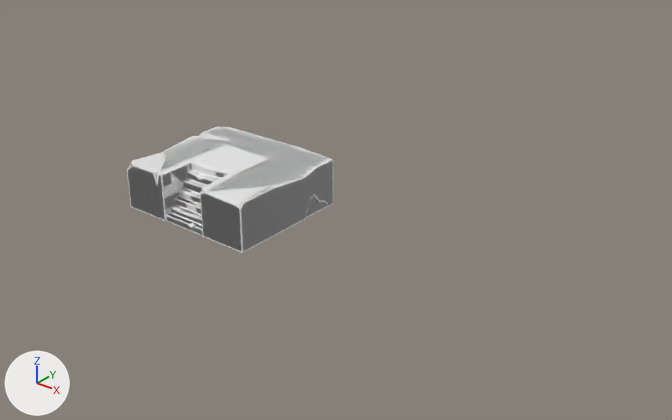
Two versions of the Blender file Ash/Blender files/3d_Assets.blend, one commit apart.
Both versions are drawn from a camera (50 mm lens) standing at (19.0, -18.6, 12.6) and looking at (1.9, 2.8, -0.6). Arrows for +X, +Y and +Z are at lower left; the lights stay in place. The same objects are shown in both versions, whatever each file hides.

Objects in the first picture: 'Cube_high', 'Cube_low'.
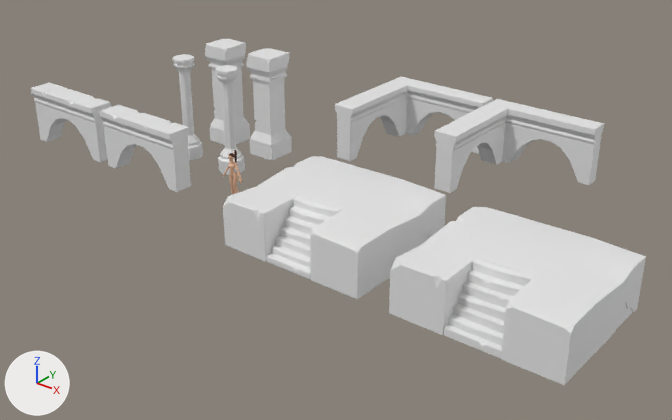
Boxes (x1, y1, x2, y2) around the edits, measured in the pictures (672 x 420 px):
'Cube_low', moved: before (127, 127, 333, 253); after (389, 207, 646, 385)
'Cube_high', moved: before (128, 127, 333, 251); after (223, 156, 446, 299)
'Corner_low', added: after (434, 99, 604, 193)
'Corner_high', added: after (335, 77, 493, 161)
'Arch_low', added: after (100, 105, 191, 192)
'Pillar_low', added: after (246, 48, 292, 161)
'Arch_high', added: after (31, 83, 111, 163)
'Pillar_high', added: after (205, 39, 250, 145)
'Pillar2_low', added: after (215, 65, 245, 175)
'Pillar2_high', added: after (172, 54, 203, 161)
'Body', added: after (223, 155, 242, 195)

The edits, one by one:
Material 'Tongue' (mat_tongue) is new.
Its base color is (0.615, 0.21, 0.158) (pink #ce7e6f).
Its roughness is 0.2.
Material 'Skin' (mat_skin) is new.
Its base color is (0.799, 0.479, 0.314) (beige #e7b898).
Material 'Nails' (mat_nails) is new.
Its base color is (1.0, 0.729, 0.596) (beige #ffdecb).
Its roughness is 0.1.
Mesh me_cylinder is new.
It has 136 vertices, 130 faces and spans x -0.44..0.44, y -0.44..0.44, z 0.0..3.58.
Mesh me_cube_015 is new.
It has 72 vertices, 60 faces and spans x -0.52..0.52, y -0.52..0.52, z -0.01..3.62.
Mesh me_cube_016 is new.
It has 72 vertices, 60 faces and spans x -0.52..0.52, y -0.52..0.52, z -0.01..3.62.
Mesh me_cube_011 is new.
It has 132 vertices, 126 faces and spans x -1.74..1.7, y -0.52..0.3, z 0.02..2.04.
Mesh me_cube_008 is new.
It has 240 vertices, 238 faces and spans x -0.39..3.66, y -0.4..3.62, z -0.29..1.74.
Mesh me_cube_013 is new.
It has 240 vertices, 238 faces and spans x -0.39..3.66, y -0.4..3.62, z -0.29..1.74.
Mesh me_roundcube_005 is new.
It has 4834 vertices, 4856 faces and spans x -0.39..0.4, y -0.12..0.15, z 0.0..1.74.
Faces by material slot: [4602, 98, 156].
It uses material mat_skin (beige #e7b898).
It uses material mat_nails (beige #ffdecb).
It uses material mat_tongue (pink #ce7e6f).
Object 'Cube_low' (ob_cube_low) moves from (0.0, 0.0, 0.0) to (9.93, 0.0, 0.0).
Object 'Cube_high' (ob_cube_high) moves from (0.0, 0.0, 0.0) to (4.11, 0.0, 0.0).
Object 'Pillar2_high' (ob_pillar2_high) is new; it shows me_cylinder.
Its location is (-4.01, 2.0, 0.0).
It gains a BEVEL modifier named 'Bevel'.
Modifier setting: width = 0.06.
Modifier setting: width_pct = 0.06.
Modifier setting: segments = 6.
Object 'Pillar2_low' (ob_pillar2_low) is new; it shows a copy of me_cylinder.
Its location is (-1.99, 2.0, 0.0).
Object 'Pillar_high' (ob_pillar_high) is new; it shows me_cube_015.
Its location is (-4.03, 4.01, 0.0).
It gains a BEVEL modifier named 'Bevel'.
Modifier setting: width = 0.03.
Modifier setting: width_pct = 0.03.
Modifier setting: segments = 6.
Object 'Pillar_low' (ob_pillar_low) is new; it shows me_cube_016.
Its location is (-2.01, 4.01, 0.0).
Object 'Arch_high' (ob_arch_high) is new; it shows me_cube_011.
Its location is (-7.65, 0.0, 0.0).
It gains a BEVEL modifier named 'Bevel'.
Modifier setting: width = 0.06.
Modifier setting: width_pct = 0.06.
Modifier setting: segments = 6.
Object 'Arch_low' (ob_arch_low) is new; it shows a copy of me_cube_011.
Its location is (-3.82, -0.23, 0.0).
Its rotation in degrees is (0, 0, 180).
Object 'Corner_high' (ob_corner_high) is new; it shows me_cube_008.
Its location is (0.0, 9.27, 0.0).
Its rotation in degrees is (0, 0, 276).
It gains a BEVEL modifier named 'Bevel'.
Modifier setting: width = 0.06.
Modifier setting: width_pct = 0.06.
Modifier setting: segments = 18.
Object 'Corner_low' (ob_corner_low) is new; it shows me_cube_013.
Its location is (4.18, 9.25, 0.0).
Its rotation in degrees is (0, 0, 276).
Object 'Body' (ob_body) is new; it shows me_roundcube_005.
Its location is (-0.01, 0.07, 0.0).
